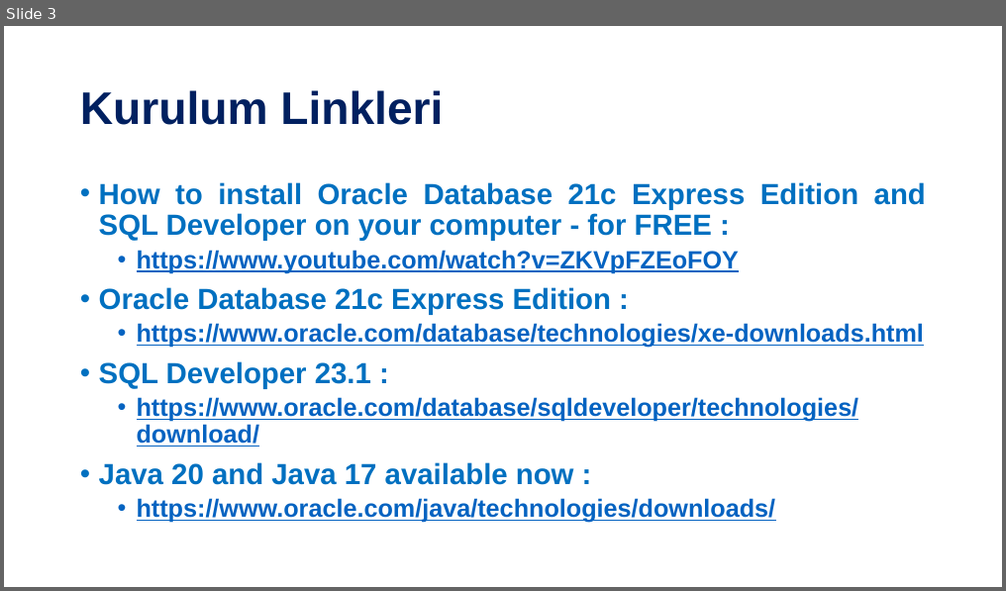
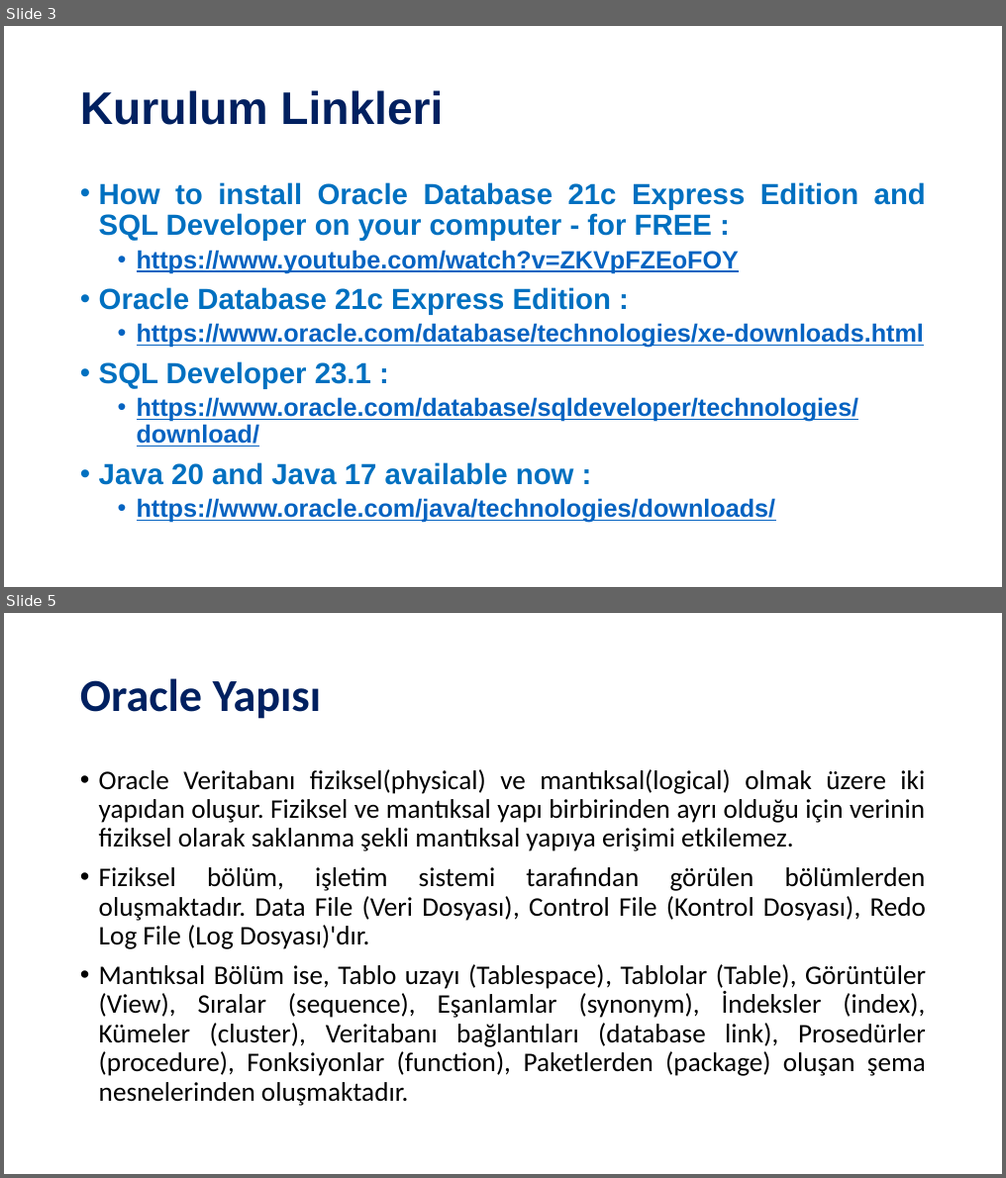
Before and after one commit to SevdanurGENC/Oracle-DB-SQL-Developer-Lecture-Notes, a slide deck: Slides/Oracle DB & SQL Developer - Bolum I.pptx. Shown one above the other, each under a label of ours: slide 3 before the commit, slides 3 and 5 after it; the slides between them are not shown. The pictures are 1006x591 and 1006x1178 pixels, drawn with LibreOffice and Linux fonts; fonts in the diff are those of the drawing. Boxes give left, top, right and bottom in pixels: in the first picture for what was removed or moved away, otherwise in the second. Text is boxed around its words. In the diff, an @@ line names an element or a change of style, - is before the commit and + after.

```diff
--- a/Slides/Oracle DB & SQL Developer - Bolum I.pptx
+++ b/Slides/Oracle DB & SQL Developer - Bolum I.pptx
@@ slide 5 added at bbox=[4, 613, 1002, 1174], background #FFFFFF @@
@@ title added at bbox=[80, 678, 321, 719], 44 pt, text #002060, bold @@
+Oracle Yapısı
@@ text added at bbox=[99, 769, 926, 1106], 25.9 pt, text #000000 @@
+• Oracle Veritabanı fiziksel(physical) ve mantıksal(logical) olmak üzere iki yapıdan oluşur. Fiziksel ve mantıksal yapı birbirinden ayrı olduğu için verinin fiziksel olarak saklanma şekli mantıksal yapıya erişimi etkilemez.
+• Fiziksel bölüm, işletim sistemi tarafından görülen bölümlerden oluşmaktadır. Data File (Veri Dosyası), Control File (Kontrol Dosyası), Redo Log File (Log Dosyası)'dır.
+• Mantıksal Bölüm ise, Tablo uzayı (Tablespace), Tablolar (Table), Görüntüler (View), Sıralar (sequence), Eşanlamlar (synonym), İndeksler (index), Kümeler (cluster), Veritabanı bağlantıları (database link), Prosedürler (procedure), Fonksiyonlar (function), Paketlerden (package) oluşan şema nesnelerinden oluşmaktadır.
```
Also in this commit, not shown: 1 slide changed, 6 other slides added, 4 other files.
